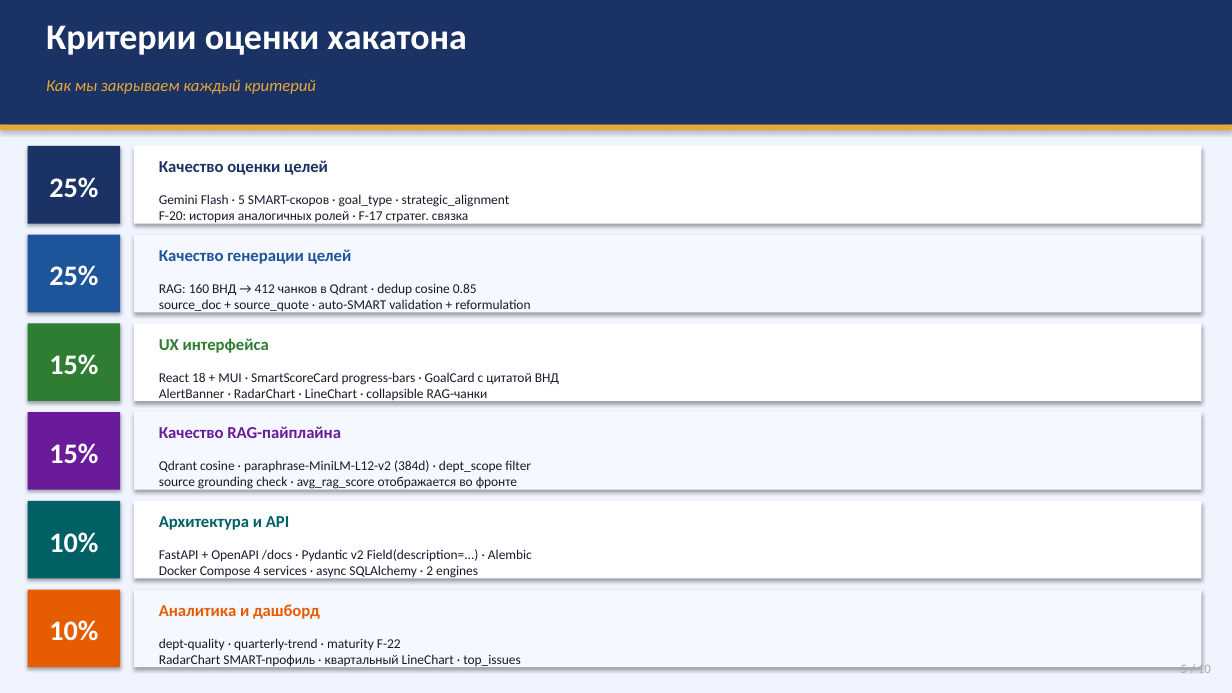
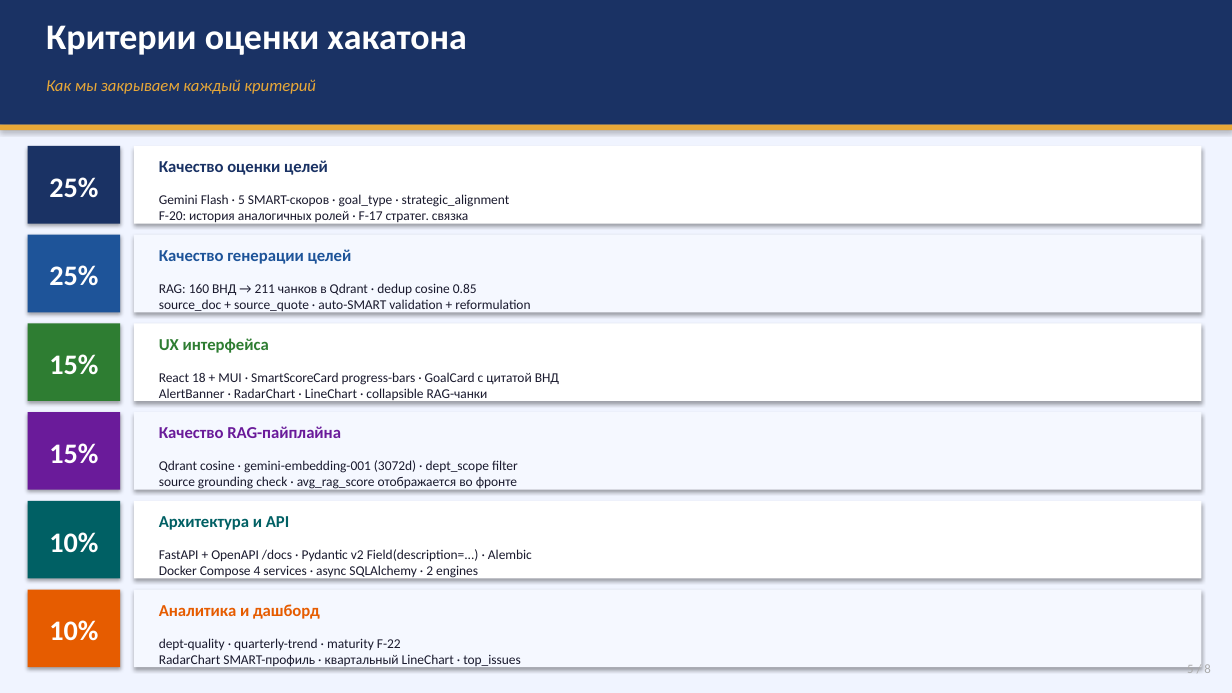
Before and after one commit to Islambek201632838/kmg-hr, a slide deck: slide 3 of KMG_HR_AI_Presentation.pptx (slide 4 before the commit). Drawn at 1232x693 pixels with LibreOffice and Linux fonts; fonts in the diff are those of the drawing. Boxes give left, top, right and bottom in pixels: in the first picture for what was removed or moved away, otherwise in the second. Text is boxed around its words. In the diff, an @@ line names an element or a change of style, - is before the commit and + after.

```diff
--- a/KMG_HR_AI_Presentation.pptx
+++ b/KMG_HR_AI_Presentation.pptx
@@ text at <box>159,283,477,295</box>: text changed @@
-RAG: 160 ВНД → 412 чанков в Qdrant · dedup cosine 0.85
+RAG: 160 ВНД → 211 чанков в Qdrant · dedup cosine 0.85
@@ text at <box>159,460,518,473</box>: text changed @@
-Qdrant cosine · paraphrase-MiniLM-L12-v2 (384d) · dept_scope filter
+Qdrant cosine · gemini-embedding-001 (3072d) · dept_scope filter
@@ text at <box>1187,664,1210,673</box>: text changed @@
-5 / 10
+5 / 8
```
Also in this commit, not shown: 6 other slides changed, 1 slide added, 3 slides removed, 2 other files.
